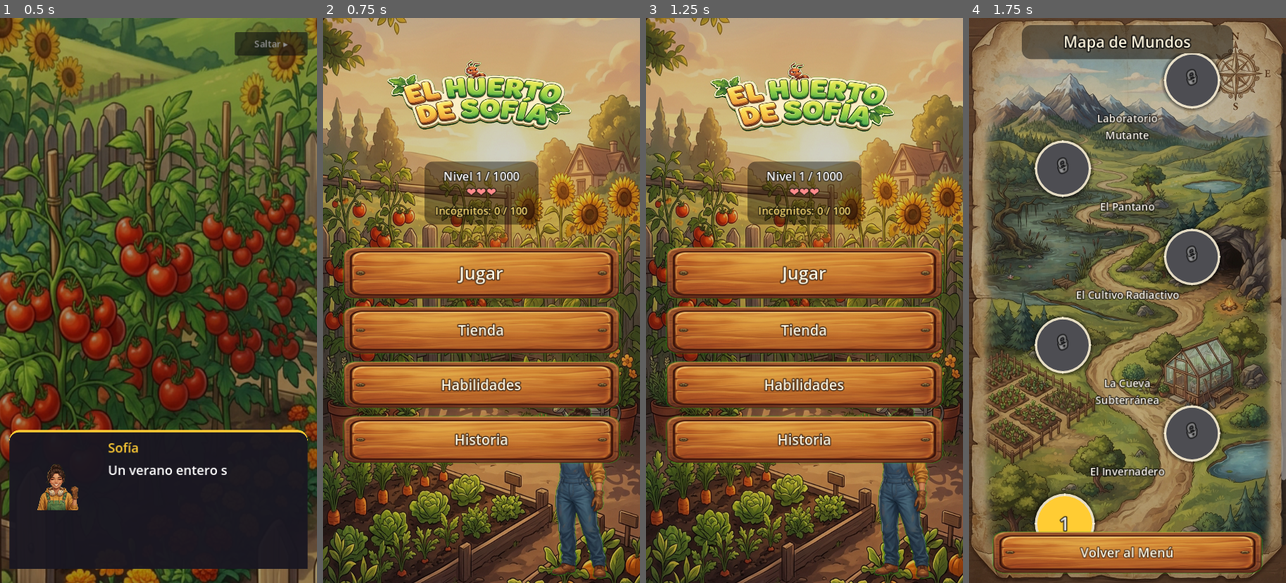
Above: before the commit, frames 1-4 (left to right).
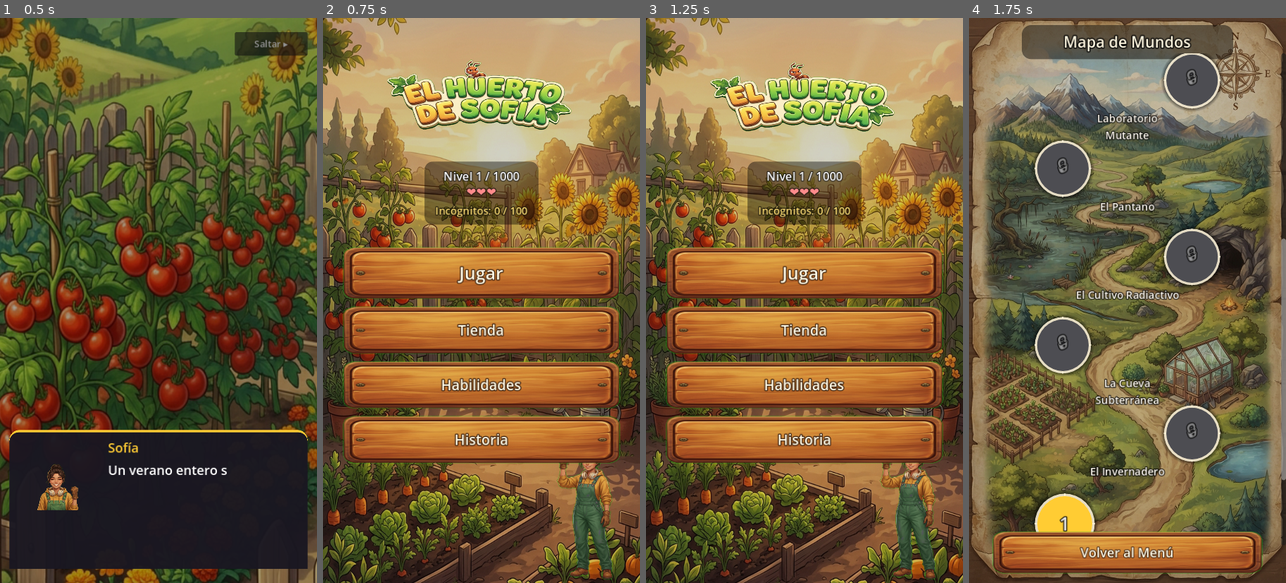
Above: after the commit, the same moments.

Repository: Nitanzw/Mikumemoria
Game: Godot game, scene res://scenes/story/story_intro.tscn
Two runs of this game, one before a commit and one after it. Both use one fixed random seed, a clock stepped at 60 frames per second and the inputs below.
Inputs:
- Up to frame 1 (0.5 s): no input
- Up to frame 2 (0.75 s): click "Saltar ▸" at 0.5 s
- Up to frame 3 (1.25 s): no input
- Up to frame 4 (1.75 s): click "Jugar" at 1.25 s

Frame 1 is identical in both runs. In frame 2, 3.1% of the frame differs, in the area x 67-92%, y 69-100%; in frame 3, 3.1%; in frame 4, nothing differs.

Commit message:
Overol verde de Sofía, cabeza destapada en el menú y walk-cycles por convención
Tres cosas, dos de arte y una de código.

1) El overol de sofia_menu.png estaba AZUL DENIM mientras que en todo el
   resto del arte es VERDE. Repintarlo a mano dejaba la prenda plana, así
   que se rotó el tono con la herramienta nueva tools/recolor_hue.py: los
   dos overoles tenían el mismo brillo medio (0.336 vs 0.328) y casi los
   mismos píxeles (9552 vs 9624), o sea que el sombreado ya coincidía y
   solo había que mover el tono (206.5° -> 118°) y bajar la saturación
   (x0.745). El canal V no se toca: es el que dibuja los pliegues.

2) En el menú principal la CABEZA DE SOFÍA quedaba tapada por el botón
   "Historia". Los botones terminan a los ~700px y ella ocupaba de 640
   para abajo. Ahora entra en el hueco libre de abajo (156x250) y se ve
   entera, saludando.

3) Los cuadros del ciclo de caminata se buscan por convención de nombre
   (<tipo>_walk_N.png) en vez de listarse a mano en INSECT_DATA. Agregar
   la animación de un bicho pasa a ser generar 4 PNG y nada más.

   De paso se arregla un caso borde que la versión anterior tenía latente:
   armaba el SpriteFrames y después cargaba los cuadros que existieran, así
   que una lista con rutas inexistentes dejaba al insecto INVISIBLE en vez
   de caer al sprite fijo. Ahora primero se juntan las texturas y recién
   ahí se decide.

   Verificado con los 14 tipos: 5 animados, 9 con sprite fijo, 0 invisibles.
   Probado además corriendo un nivel 88 (tier alto) para que spawnearan los
   avanzados.

Los prompts de los 10 walk-sheets que faltan quedan cargados en
WALK_SHEETS, listos para correr. NO se generaron: la API key de
OpenRouter respondió 401 "API key expired".

APK v0.4.1 (versionCode 5), firmado, screenOrientation=1 verificado, y
confirmado que la textura verde viaja adentro.

Co-Authored-By: Claude Opus 5 <noreply@anthropic.com>
Claude-Session: https://claude.ai/code/session_017CZQGSdpv5Kh1U4gJuW4s1

Diff:
--- a/scenes/menu/main_menu.tscn
+++ b/scenes/menu/main_menu.tscn
@@ -51,8 +51,8 @@
 anchor_top = 1.0
 anchor_right = 1.0
 anchor_bottom = 1.0
-offset_left = -210.0
-offset_top = -320.0
+offset_left = -166.0
+offset_top = -250.0
 offset_right = -10.0
 offset_bottom = 0.0
 texture = ExtResource("5")
--- a/scripts/core/insect.gd
+++ b/scripts/core/insect.gd
@@ -5,37 +5,12 @@
 ## para que el spawner también pueda consultarlos sin instanciar la escena.
 
 const INSECT_DATA := {
-	# --- Los 5 básicos, con ciclo de caminata animado ---
-	"hormiga_obrera": {"speed": 100.0, "health": 1, "points": 50, "coin_reward": 10, "sprite": "res://assets/sprites/insects/hormiga_obrera.png", "walk_frames": [
-		"res://assets/sprites/insects/hormiga_obrera_walk_0.png",
-		"res://assets/sprites/insects/hormiga_obrera_walk_1.png",
-		"res://assets/sprites/insects/hormiga_obrera_walk_2.png",
-		"res://assets/sprites/insects/hormiga_obrera_walk_3.png",
-	]},
-	"cucaracha_electrica": {"speed": 200.0, "health": 1, "points": 75, "coin_reward": 15, "sprite": "res://assets/sprites/insects/cucaracha_electrica.png", "walk_frames": [
-		"res://assets/sprites/insects/cucaracha_electrica_walk_0.png",
-		"res://assets/sprites/insects/cucaracha_electrica_walk_1.png",
-		"res://assets/sprites/insects/cucaracha_electrica_walk_2.png",
-		"res://assets/sprites/insects/cucaracha_electrica_walk_3.png",
-	]},
-	"escarabajo_blindado": {"speed": 50.0, "health": 3, "points": 150, "coin_reward": 30, "sprite": "res://assets/sprites/insects/escarabajo_blindado.png", "walk_frames": [
-		"res://assets/sprites/insects/escarabajo_blindado_walk_0.png",
-		"res://assets/sprites/insects/escarabajo_blindado_walk_1.png",
-		"res://assets/sprites/insects/escarabajo_blindado_walk_2.png",
-		"res://assets/sprites/insects/escarabajo_blindado_walk_3.png",
-	]},
-	"mosca_pesada": {"speed": 150.0, "health": 1, "points": 100, "coin_reward": 20, "sprite": "res://assets/sprites/insects/mosca_pesada.png", "walk_frames": [
-		"res://assets/sprites/insects/mosca_pesada_walk_0.png",
-		"res://assets/sprites/insects/mosca_pesada_walk_1.png",
-		"res://assets/sprites/insects/mosca_pesada_walk_2.png",
-		"res://assets/sprites/insects/mosca_pesada_walk_3.png",
-	]},
-	"grillo_saltarin": {"speed": 120.0, "health": 1, "points": 80, "coin_reward": 16, "sprite": "res://assets/sprites/insects/grillo_saltarin.png", "walk_frames": [
-		"res://assets/sprites/insects/grillo_saltarin_walk_0.png",
-		"res://assets/sprites/insects/grillo_saltarin_walk_1.png",
-		"res://assets/sprites/insects/grillo_saltarin_walk_2.png",
-		"res://assets/sprites/insects/grillo_saltarin_walk_3.png",
-	]},
+	# --- Los 5 básicos ---
+	"hormiga_obrera": {"speed": 100.0, "health": 1, "points": 50, "coin_reward": 10, "sprite": "res://assets/sprites/insects/hormiga_obrera.png"},
+	"cucaracha_electrica": {"speed": 200.0, "health": 1, "points": 75, "coin_reward": 15, "sprite": "res://assets/sprites/insects/cucaracha_electrica.png"},
+	"escarabajo_blindado": {"speed": 50.0, "health": 3, "points": 150, "coin_reward": 30, "sprite": "res://assets/sprites/insects/escarabajo_blindado.png"},
+	"mosca_pesada": {"speed": 150.0, "health": 1, "points": 100, "coin_reward": 20, "sprite": "res://assets/sprites/insects/mosca_pesada.png"},
+	"grillo_saltarin": {"speed": 120.0, "health": 1, "points": 80, "coin_reward": 16, "sprite": "res://assets/sprites/insects/grillo_saltarin.png"},
 
 	# --- Variantes avanzadas. Reusan el arte de los incógnitos, que hasta
 	# ahora solo se veía al revelarlos. Cubren el rango completo: desde
@@ -51,6 +26,13 @@
 	"rayo_insecto": {"speed": 320.0, "health": 1, "points": 220, "coin_reward": 48, "sprite": "res://assets/sprites/insects/rayo_insecto.png"},
 	"coraza_antigua": {"speed": 45.0, "health": 8, "points": 320, "coin_reward": 70, "sprite": "res://assets/sprites/insects/coraza_antigua.png"},
 }
+
+## Los cuadros del ciclo de caminata se buscan por convención de nombre:
+## `<tipo>_walk_0.png` .. `<tipo>_walk_3.png`, al lado del sprite fijo. No
+## hay que declararlos en INSECT_DATA: alcanza con que los archivos estén,
+## y el bicho pasa a caminar solo. Así, generar el arte que falta (los 10
+## incógnitos) es un comando y cero cambios de código.
+const WALK_FRAME_COUNT := 4
 
 const WANDER_MIN := 0.6
 const WANDER_MAX := 1.4
@@ -136,26 +118,34 @@
 	current_health = health
 	points = int(data["points"])
 	coin_reward = int(data["coin_reward"])
-	_apply_sprite_data(sprite, data)
-
-## Arma un SpriteFrames a partir de la config del tipo de insecto: si trae
-## "walk_frames" (lista de rutas), arma un ciclo de caminata animado; si
-## no, cae en un único frame estático desde "sprite" (mismo resultado
-## visual que un Sprite2D de toda la vida, pero con el mismo tipo de nodo
-## para todos los insectos).
-func _apply_sprite_data(target: AnimatedSprite2D, data: Dictionary) -> void:
+	_apply_sprite_data(sprite, data, insect_type)
+
+## Arma un SpriteFrames para el insecto. Si están los
+## `<tipo>_walk_N.png` arma el ciclo de caminata; si no, cae en un único
+## cuadro estático desde "sprite" (mismo resultado visual que un Sprite2D
+## de toda la vida, pero con el mismo tipo de nodo para todos).
+##
+## Ojo con el caso borde: si se arma el SpriteFrames y después no se
+## carga ningún cuadro, el insecto queda **invisible** en vez de caer al
+## sprite fijo. Por eso primero se juntan las texturas y recién se decide.
+func _apply_sprite_data(target: AnimatedSprite2D, data: Dictionary, type_name: String) -> void:
 	if not target:
 		return
 
-	var walk_frames: Array = data.get("walk_frames", [])
-	if not walk_frames.is_empty():
+	var textures: Array[Texture2D] = []
+	for i in range(WALK_FRAME_COUNT):
+		var path := "res://assets/sprites/insects/%s_walk_%d.png" % [type_name, i]
+		if ResourceLoader.exists(path):
+			textures.append(load(path))
+
+	# Con un solo cuadro no hay animación que valga: es el sprite fijo.
+	if textures.size() > 1:
 		var frames := SpriteFrames.new()
 		frames.add_animation("walk")
 		frames.set_animation_loop("walk", true)
 		frames.set_animation_speed("walk", 8.0)
-		for path in walk_frames:
-			if ResourceLoader.exists(path):
-				frames.add_frame("walk", load(path))
+		for texture in textures:
+			frames.add_frame("walk", texture)
 		target.sprite_frames = frames
 		target.play("walk")
 		return
Binary file changed: assets/sprites/character/sofia_menu.png
Binary file changed: docs/capturas/menu.jpg
Not shown, changed: export_presets.cfg
Not shown, changed: README.md
Not shown, changed: dist/README.md
Not shown, changed: dist/el_huerto_de_sofia.apk
Not shown, changed: tools/generate_sprites_openrouter.py
Not shown, added: tools/recolor_hue.py
